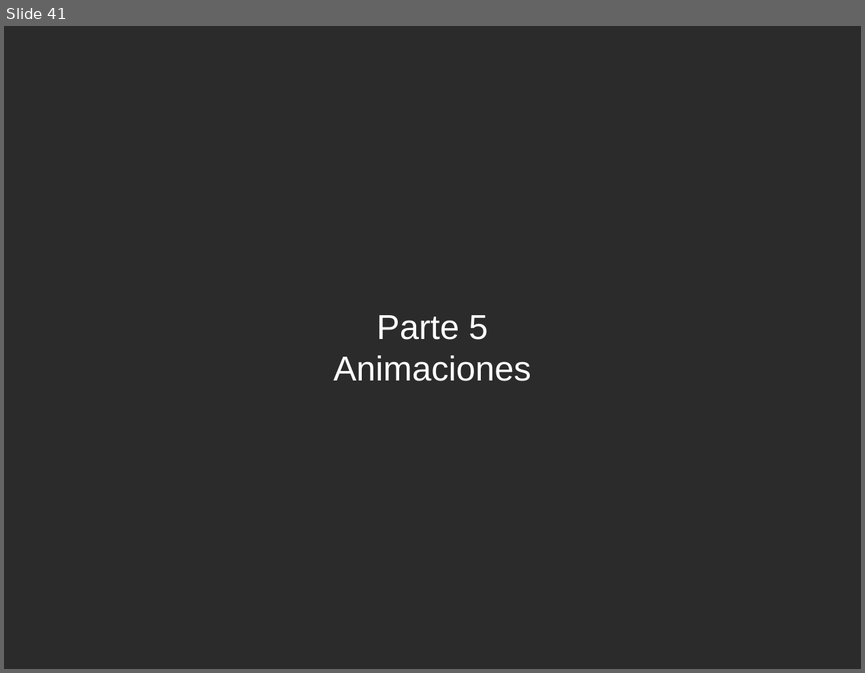
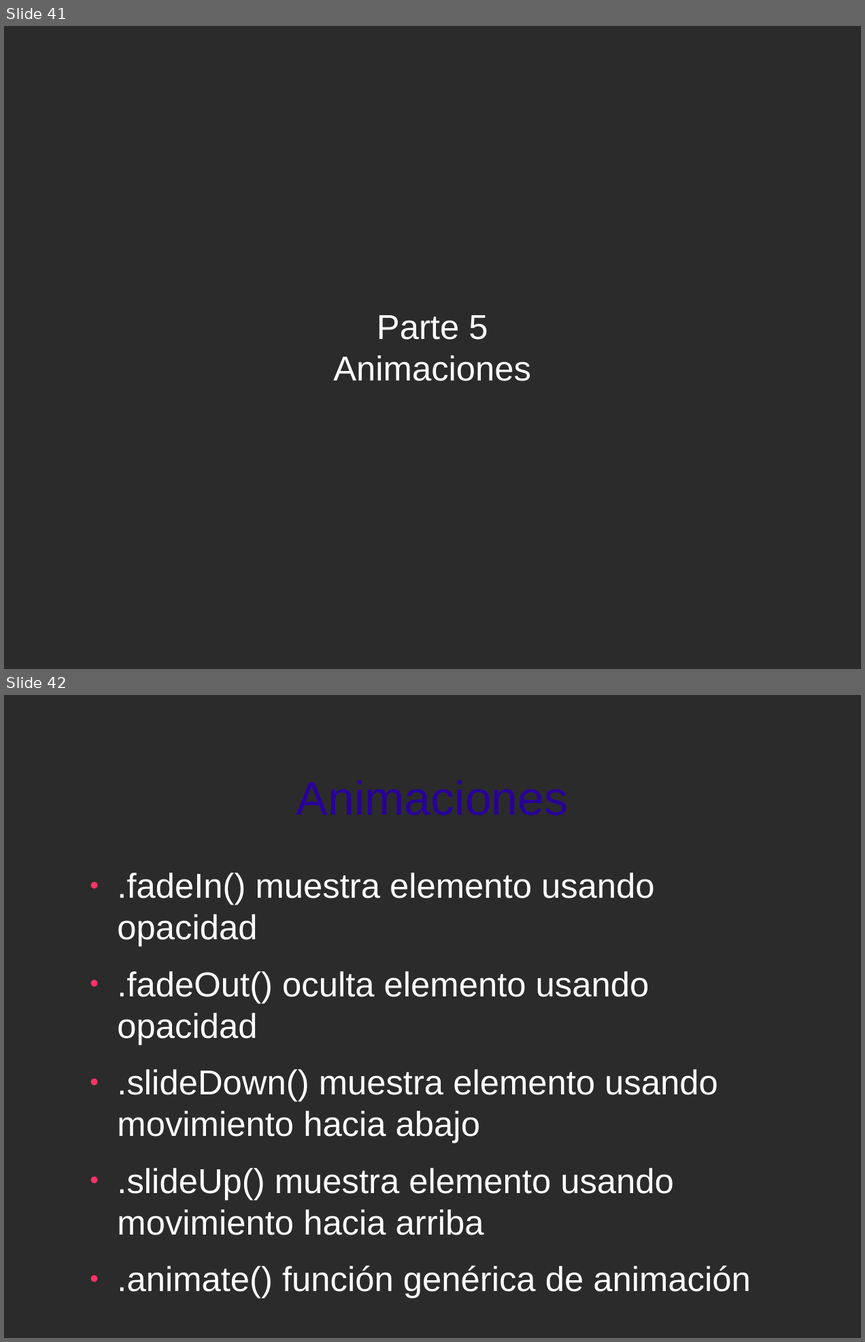
Before and after one commit to jorgeu/curso-jquery, a slide deck: curso-jquery.odp. Shown one above the other, each under a label of ours: slide 41 before the commit, slides 41 and 42 after it. The pictures are 865x673 and 865x1342 pixels, drawn with LibreOffice and Linux fonts; fonts in the diff are those of the drawing; background and template pictures are left out; a plain dark background stands for a picture behind light text. Boxes give left, top, right and bottom in pixels: in the first picture for what was removed or moved away, otherwise in the second. Text is boxed around its words. In the diff, an @@ line names an element or a change of style, - is before the commit and + after.

Commit message:
primer ejemplo animaciones

```diff
--- a/curso-jquery.odp
+++ b/curso-jquery.odp
@@ slide 42 added at (4, 695, 861, 1338), background picture (left out) @@
@@ title added at (296, 780, 568, 815), 44 pt, text #280099 @@
+Animaciones
@@ text added at (117, 872, 751, 1298), 32 pt, text #FFFFFF @@
+● .fadeIn() muestra elemento usando opacidad
+● .fadeOut() oculta elemento usando opacidad
+● .slideDown() muestra elemento usando movimiento hacia abajo
+● .slideUp() muestra elemento usando movimiento hacia arriba
+● .animate() función genérica de animación
```
Also in this commit, not shown: 1 other slide added, 27 other files.
